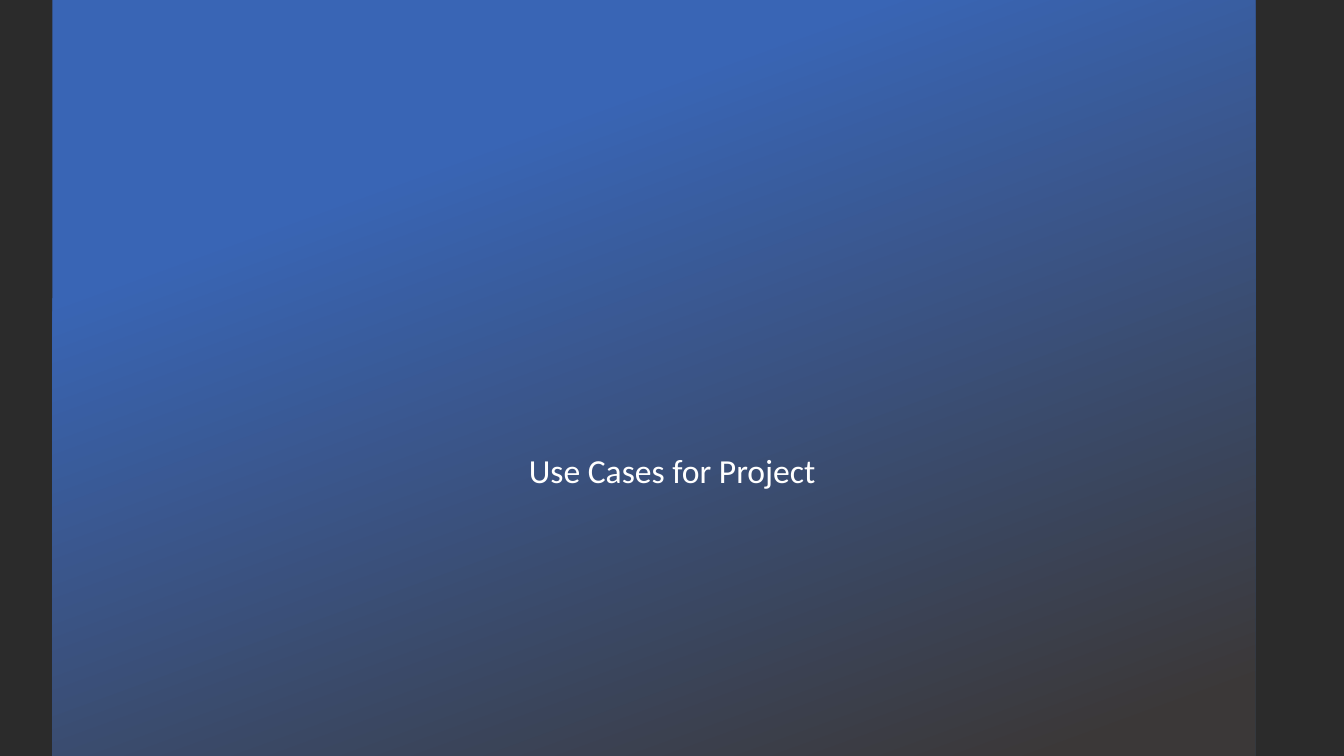
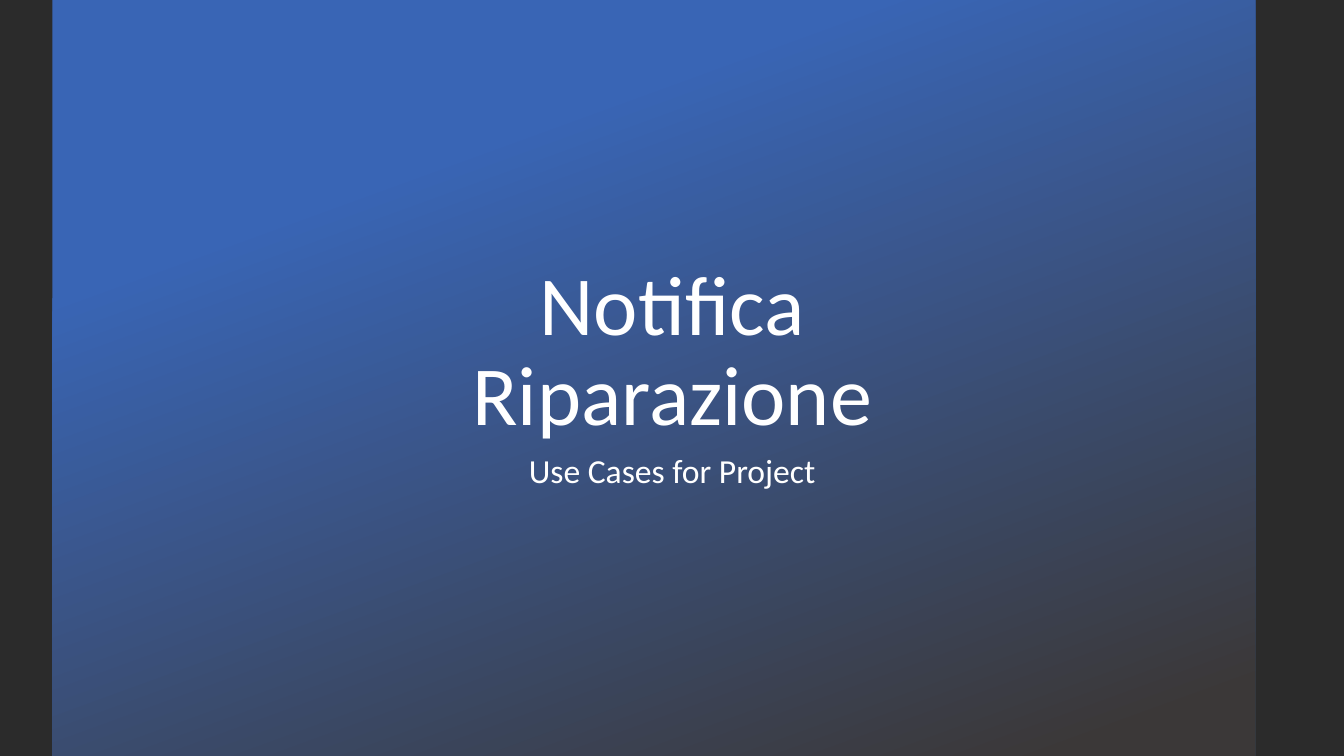
Before and after one commit to itsar19-20/mes, a slide deck: slide 1 of docs/analisi/Notifica_Riparazione.pptx. Drawn at 1344x756 pixels with LibreOffice and Linux fonts; fonts in the diff are those of the drawing; background and template pictures are left out; a plain dark background stands for a picture behind light text. Boxes give left, top, right and bottom in pixels: in the first picture for what was removed or moved away, otherwise in the second. Text is boxed around its words. In the diff, an @@ line names an element or a change of style, - is before the commit and + after.

```diff
--- a/docs/analisi/Notifica_Riparazione.pptx
+++ b/docs/analisi/Notifica_Riparazione.pptx
@@ title added at bbox=[472, 277, 871, 439], 60 pt, text #FFFFFF @@
+Notifica Riparazione
```
Also in this commit, not shown: 1 other slide changed, 1 other file.
